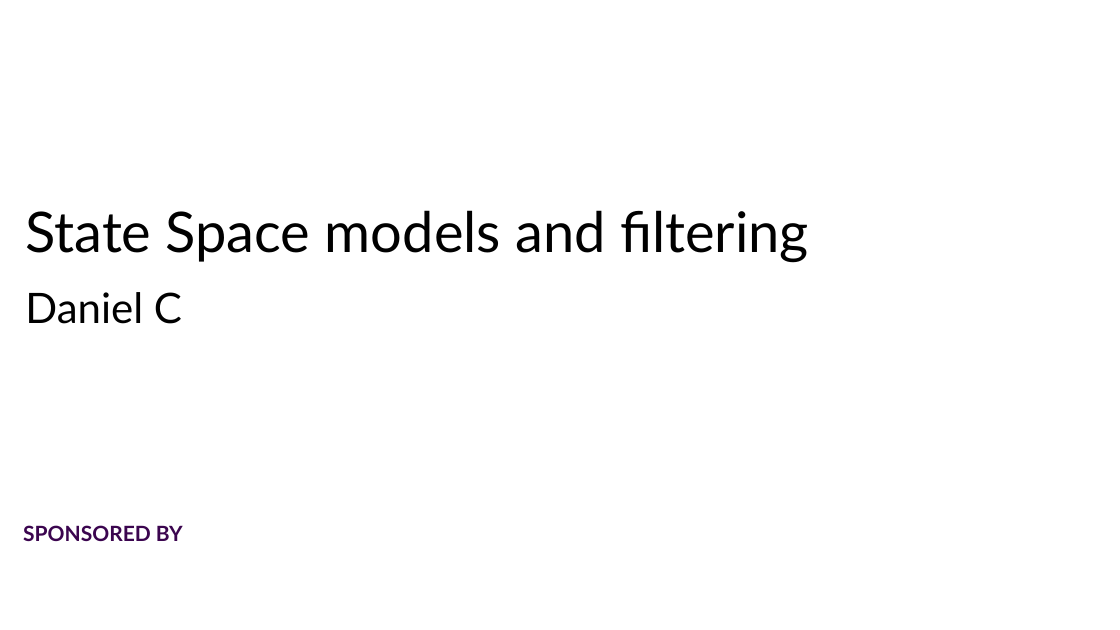
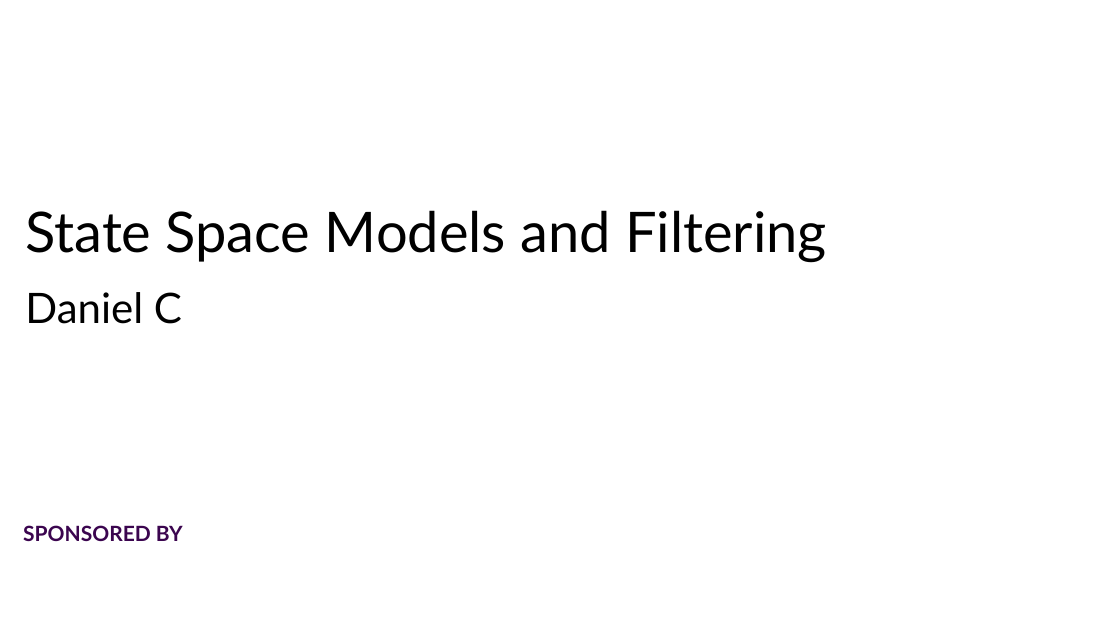
Before and after one commit to UOMDSS/workshops-2022-2023, a slide deck: slide 1 of semester-1/Week-4-Kalman-Filtering-Inverted-Pendulum/state space models and filtering.pptx. Drawn at 1120x630 pixels with LibreOffice and Linux fonts; fonts in the diff are those of the drawing; background and template pictures are left out. Boxes give left, top, right and bottom in pixels: in the first picture for what was removed or moved away, otherwise in the second. Text is boxed around its words. In the diff, an @@ line names an element or a change of style, - is before the commit and + after.

```diff
--- a/semester-1/Week-4-Kalman-Filtering-Inverted-Pendulum/state space models and filtering.pptx
+++ b/semester-1/Week-4-Kalman-Filtering-Inverted-Pendulum/state space models and filtering.pptx
@@ title at (25, 210, 827, 263): text changed @@
-State Space models and filtering
+State Space Models and Filtering
```
Also in this commit, not shown: 9 other slides changed, 2 slides added, 3 slides removed, 2 other files.
